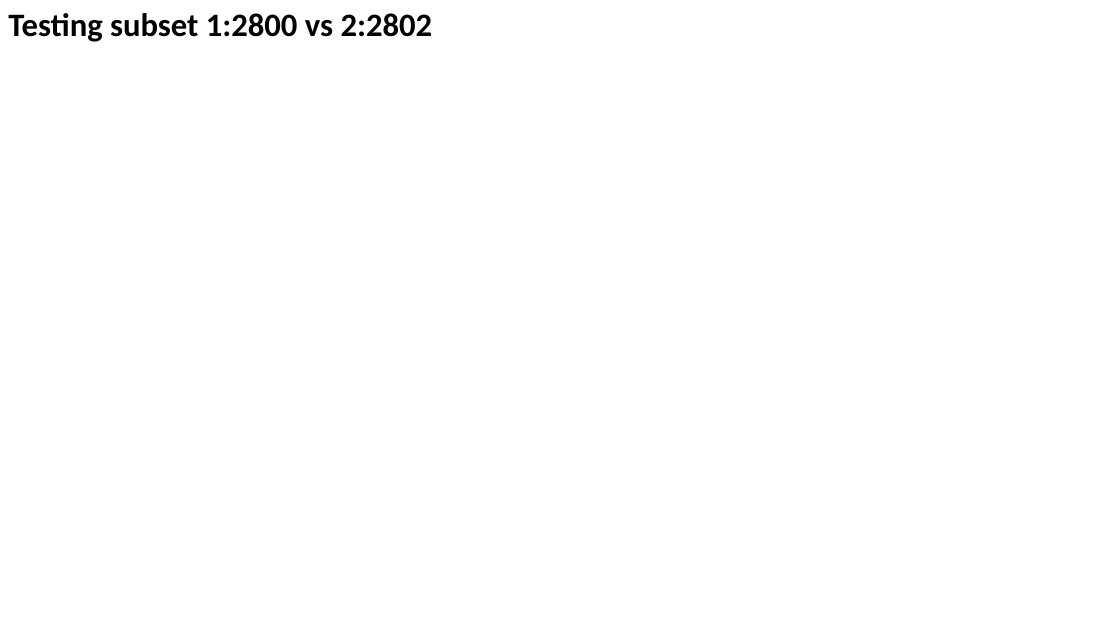
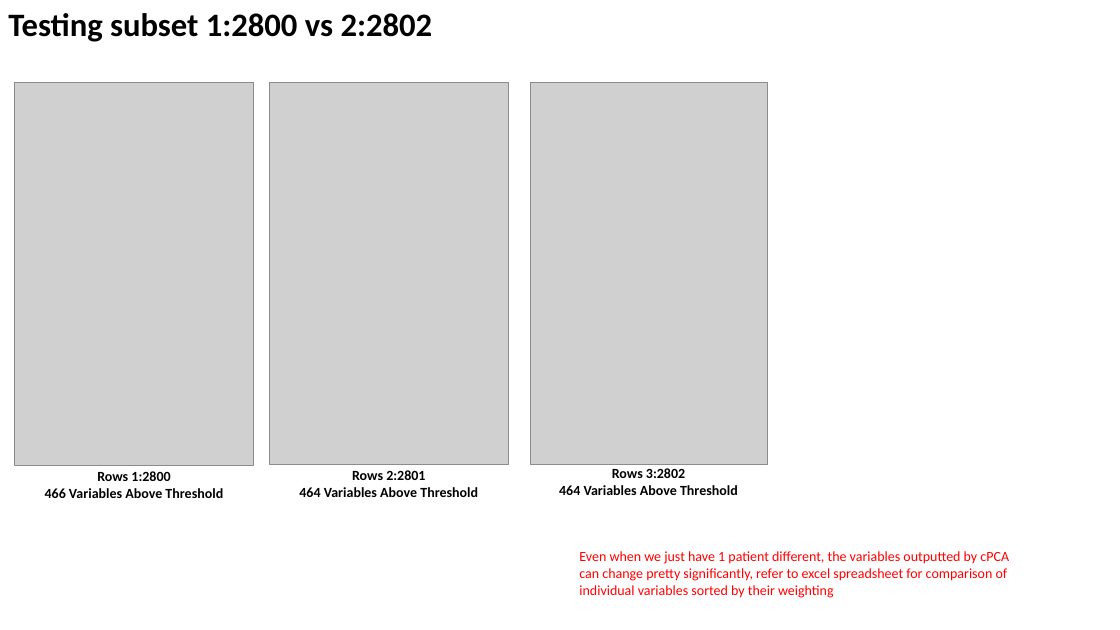
Before and after one commit to zhaohanxiong/OxfordCVM, a slide deck: slide 13 of job_results.pptx. Drawn at 1120x630 pixels with LibreOffice and Linux fonts; fonts in the diff are those of the drawing; grey boxes stand for pictures. Boxes give left, top, right and bottom in pixels: in the first picture for what was removed or moved away, otherwise in the second. Text is boxed around its words. In the diff, an @@ line names an element or a change of style, - is before the commit and + after.

Commit message:
append job results

```diff
--- a/job_results.pptx
+++ b/job_results.pptx
@@ picture added at (x1=14, y1=82, x2=254, y2=465) @@
@@ picture added at (x1=270, y1=82, x2=509, y2=465) @@
@@ picture added at (x1=531, y1=82, x2=768, y2=465) @@
@@ text added at (x1=45, y1=471, x2=223, y2=498), 12 pt, text #000000, bold @@
+Rows 1:2800
+466 Variables Above Threshold
@@ text added at (x1=299, y1=470, x2=478, y2=497), 12 pt, text #000000, bold @@
+Rows 2:2801
+464 Variables Above Threshold
@@ text added at (x1=559, y1=468, x2=738, y2=495), 12 pt, text #000000, bold @@
+Rows 3:2802
+464 Variables Above Threshold
@@ text added at (x1=579, y1=551, x2=1009, y2=598), 12 pt, text #FF0000 @@
+Even when we just have 1 patient different, the variables outputted by cPCA can change pretty significantly, refer to excel spreadsheet for comparison of individual variables sorted by their weighting
```
